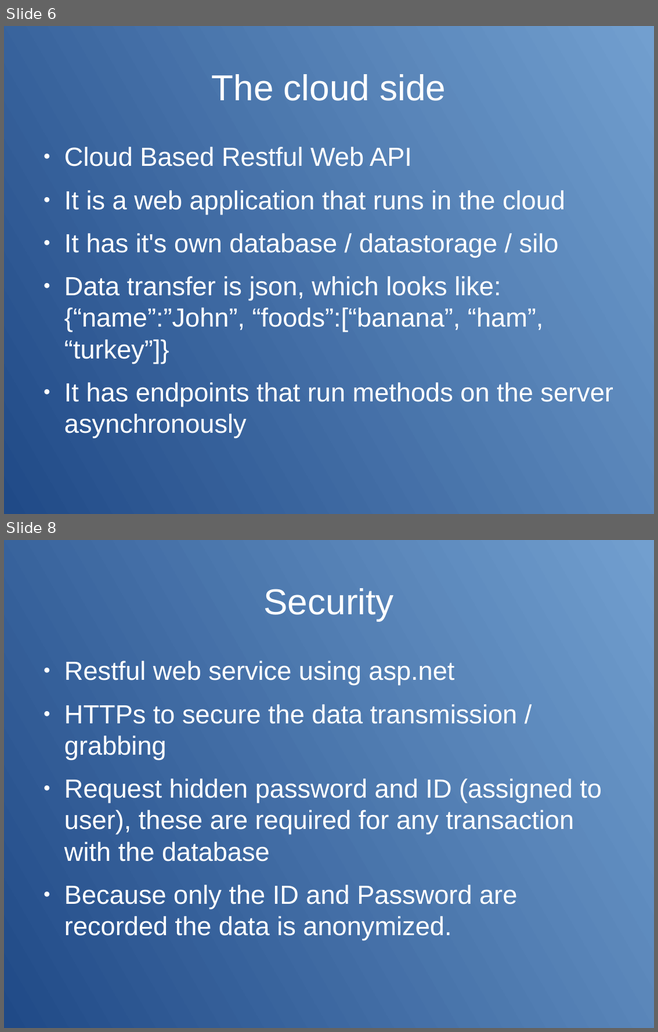
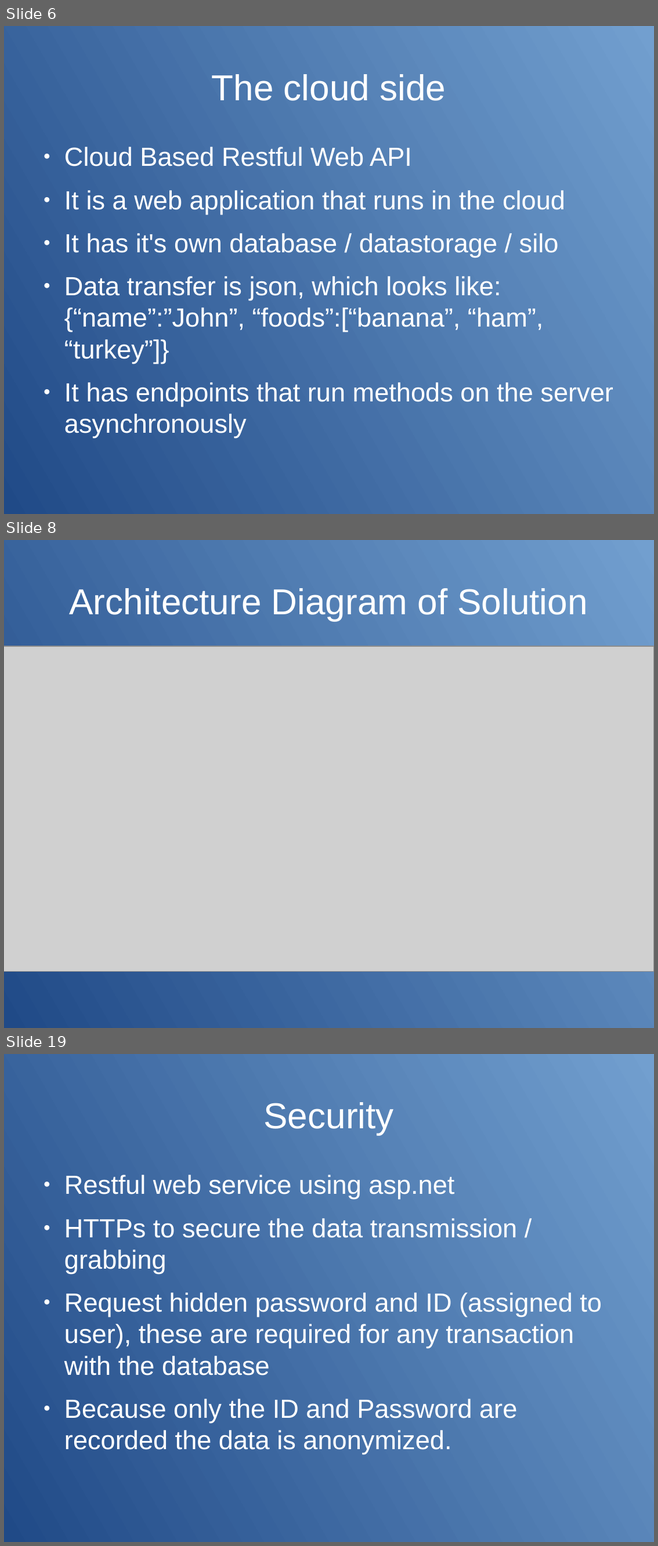
Before and after one commit to james-ehlmann/latech-iot-proof-of-concept, a slide deck: proof-of-concept/documentation/presentation_for_iot.odp. Shown one above the other, each under a label of ours: slides 6 and 8 before the commit, slides 6, 8 and 19 after it; the slides between them are not shown. The pictures are 658x1032 and 658x1546 pixels, drawn with LibreOffice and Linux fonts; fonts in the diff are those of the drawing; grey boxes stand for pictures. Boxes give left, top, right and bottom in pixels: in the first picture for what was removed or moved away, otherwise in the second. Text is boxed around its words. In the diff, an @@ line names an element or a change of style, - is before the commit and + after.

```diff
--- a/proof-of-concept/documentation/presentation_for_iot.odp
+++ b/proof-of-concept/documentation/presentation_for_iot.odp
@@ slide 8 added at bbox=[4, 540, 654, 1028], background gradient #729FCF to #204A87 @@
@@ title added at bbox=[70, 588, 587, 621], 44 pt, text #FFFFFF @@
+Architecture Diagram of Solution
@@ picture added at bbox=[4, 646, 654, 971] @@
@@ what was slide 8 is now slide 19 @@
```
Also in this commit, not shown: 1 slide changed, 13 other slides added, 1 slide removed, 2 other files.
